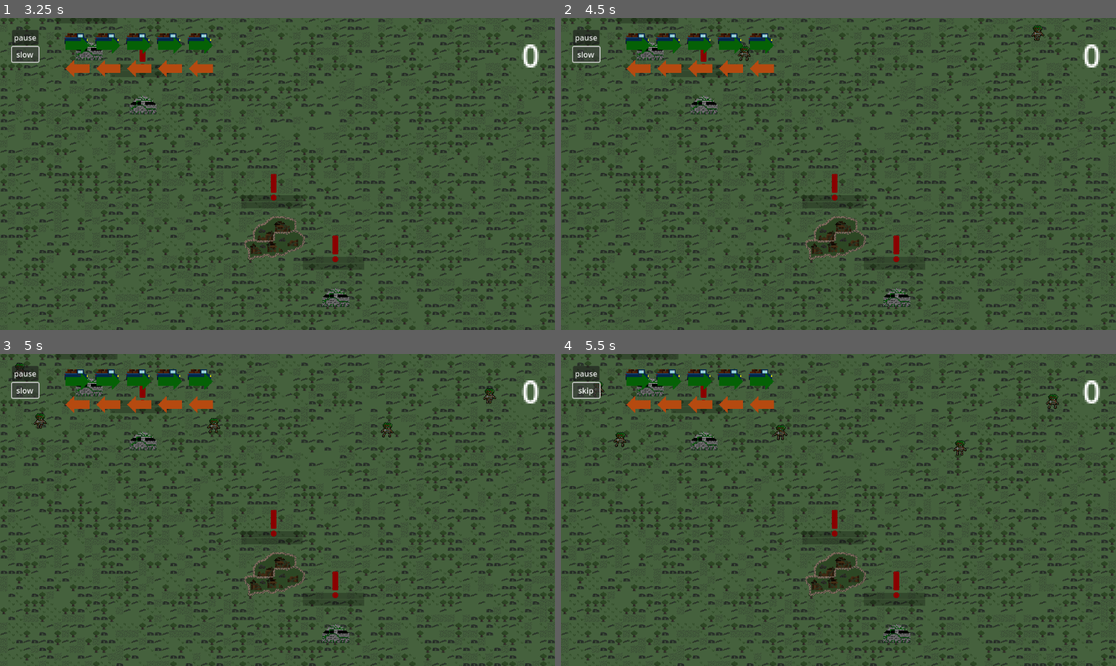
Above: before the commit, frames 1-4 (two rows, left to right).
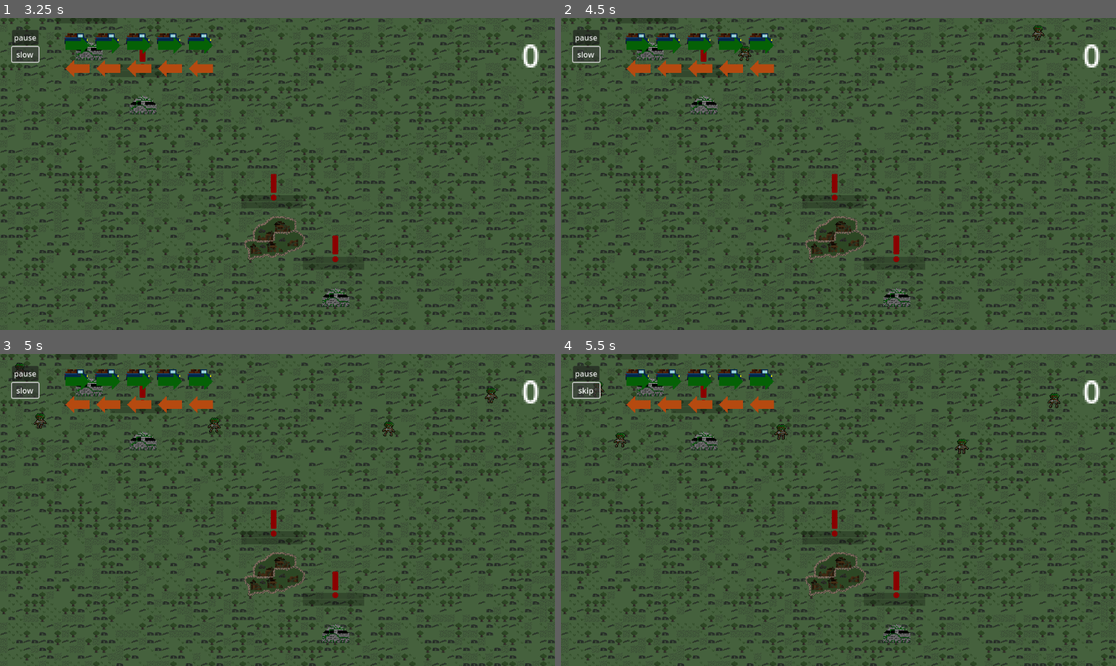
Above: after the commit, the same moments.

Repository: lewis785/ludum-dare-53
Game: Godot game, scene res://scenes/main.tscn
The game is run twice, just before and just after one commit, with the same random seed, the same clock (stepped at 60 frames per second) and the same inputs.
Inputs:
- Up to frame 1 (3.25 s): click "start" at 0.5 s; click "skip" at 1.25 s; click "slow" at 2 s; click "skip" at 2.75 s
- Up to frame 2 (4.5 s): click "slow" at 3.5 s; click "skip" at 4.25 s
- Up to frame 3 (5 s): no input
- Up to frame 4 (5.5 s): click "slow" at 5 s

Frame 1 is identical in both runs. In frame 2, less than 0.1% of the frame differs, in the area x 31-88%, y 2-14%; in frame 3, 0.2%; in frame 4, 0.3%, in the area x 9-90%, y 12-33%.

Commit message:
fix corner targeting

Diff:
--- a/scenes/combat/entity.gd
+++ b/scenes/combat/entity.gd
@@ -28,12 +28,17 @@
 func _process(delta: float) -> void:
 	pass
 
+func set_active(value: bool) -> void:
+	if value:
+		activate()
+	else:
+		deactivate()
+
 func activate() -> void:
 	notify_health(health)
 	active = true
 
 func deactivate() -> void:
-	notify_health(0)
 	active = false
 
 func take_damage(attack : int) -> void:
--- a/scenes/enemy/enemy.gd
+++ b/scenes/enemy/enemy.gd
@@ -4,7 +4,7 @@
 
 var obstacles : Array[Obstacle] = []
 var target
-var target_check_limit: float = 2
+var target_check_limit: float = 0.2
 var time_since_target_check : float = target_check_limit
 var attack_speed : float = 0.5
 var time_since_attack : float = attack_speed
--- a/scenes/map/map_populate.gd
+++ b/scenes/map/map_populate.gd
@@ -103,5 +103,5 @@
 		if is_tower:
 			instanced_structure.set_tower()
 		if first_structure:
-			instanced_structure.owned = true
-			instanced_structure.health = 100
+			instanced_structure.update_ownership(true)
+			instanced_structure.heal(100)
--- a/scenes/structure/structure.gd
+++ b/scenes/structure/structure.gd
@@ -58,10 +58,10 @@
 
 	_border.hide()
 	$entity.priority_weight = 2
-	$entity.set
+	$entity.update_position(self.position)
 
 	if is_tower and _animated_sprite:
-		$entity.priority_weight = 2
+		$entity.priority_weight = 10
 		_animated_sprite.frame = structure_state.tower_good
 
 	var range_shape: CollisionShape2D = $RangeArea2D/RangeCollisionShape2D
@@ -225,7 +225,8 @@
 	if owned != value:
 		owned = value
 		$entity.active = value
-		signal_bus.emit_signal('update_ownership', is_tower, value)
+		if signal_bus:
+			signal_bus.emit_signal('update_ownership', is_tower, value)
 
 
 func popup_score(score_value):
--- a/scenes/supply_depot/supply_depot.gd
+++ b/scenes/supply_depot/supply_depot.gd
@@ -1,7 +1,7 @@
 extends Node2D
 
 @export var max_supply = 100
-@export var health = 100
+@export var health = 1000
 @export var refill_rate = 10
 @export var supply = 0
 var acc = 0
